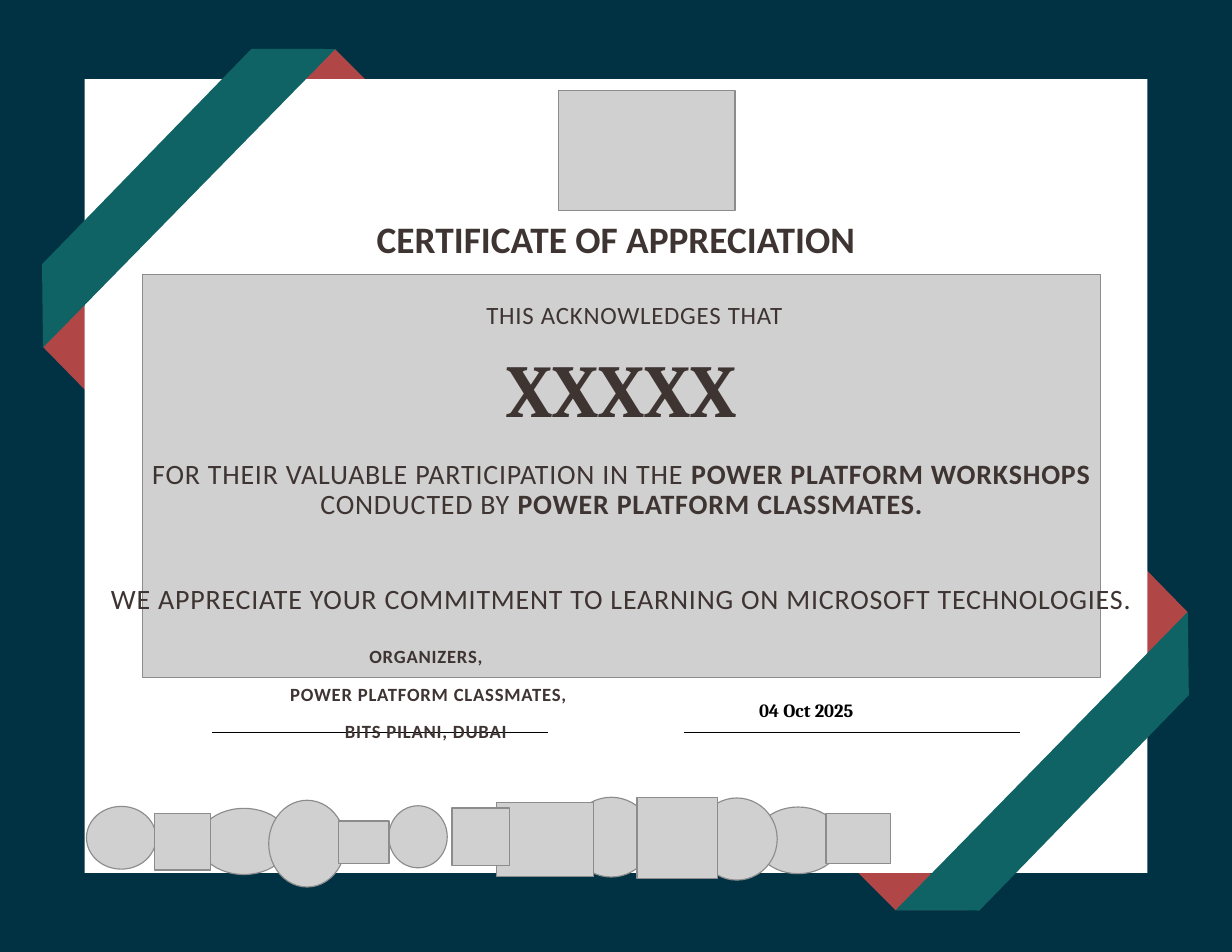
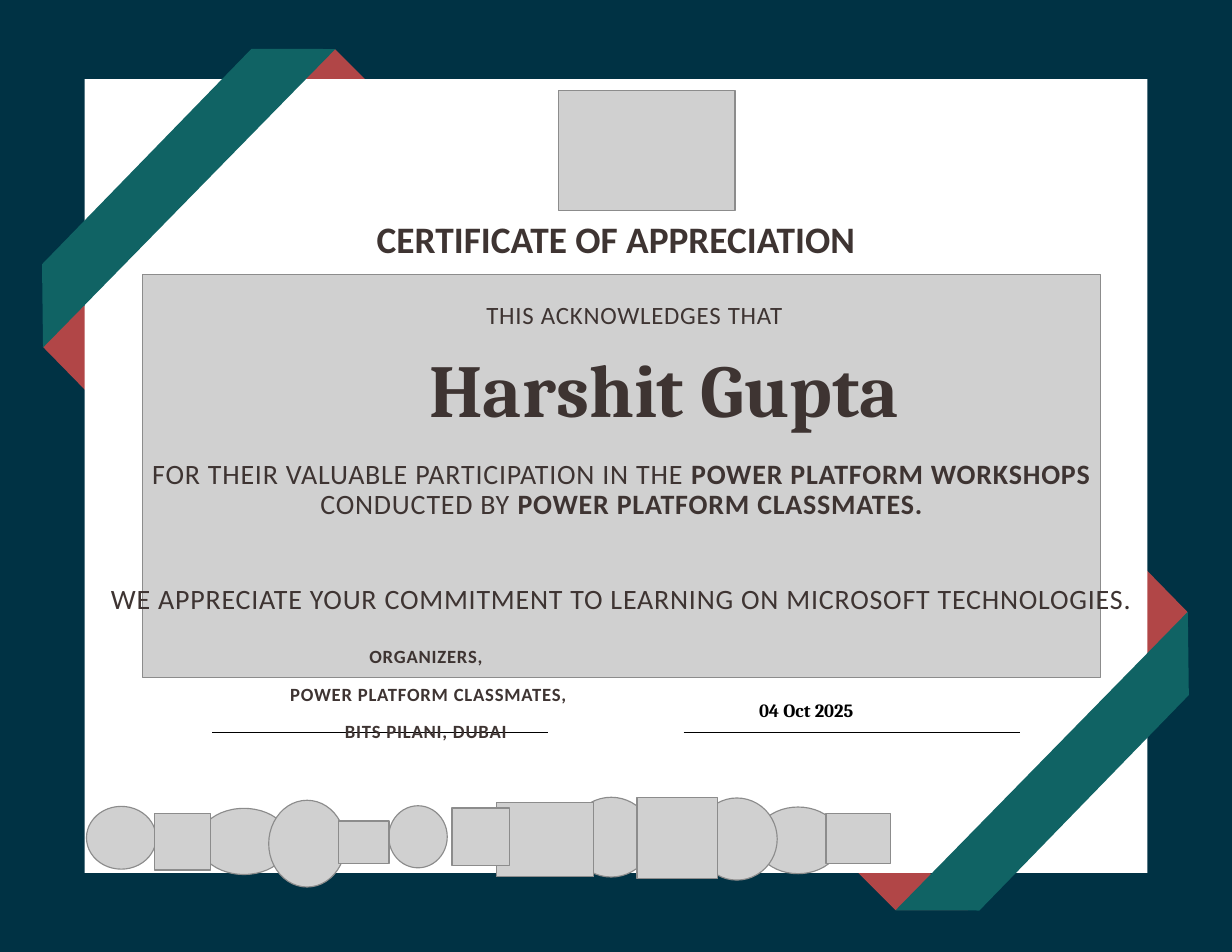
Before and after one commit to pavanmanideep/Power-Platform-Classmates-2025-Dubai, a slide deck: slide 1 of CERTIFICATE OF APPRECIATION_STUDENTS.pptx. Drawn at 1232x952 pixels with LibreOffice and Linux fonts; fonts in the diff are those of the drawing; grey boxes stand for pictures. Boxes give left, top, right and bottom in pixels: in the first picture for what was removed or moved away, otherwise in the second. Text is boxed around its words. In the diff, an @@ line names an element or a change of style, - is before the commit and + after.

```diff
--- a/CERTIFICATE OF APPRECIATION_STUDENTS.pptx
+++ b/CERTIFICATE OF APPRECIATION_STUDENTS.pptx
@@ text at bbox=[429, 365, 899, 433]: text changed @@
-XXXXX
+Harshit Gupta
```
Also in this commit, not shown: 12 other files.
